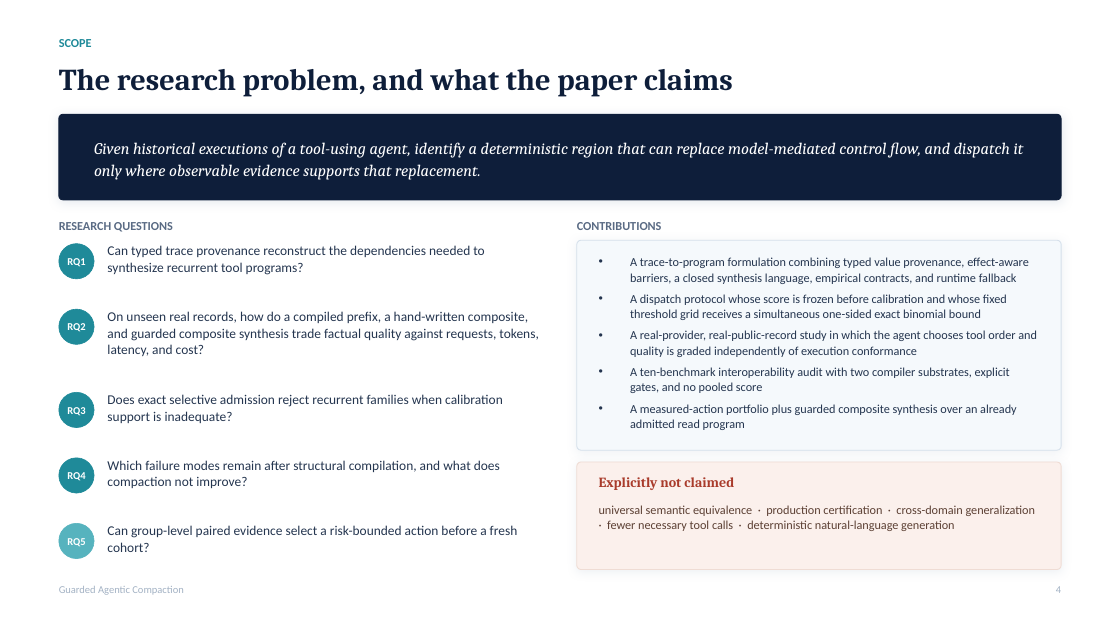
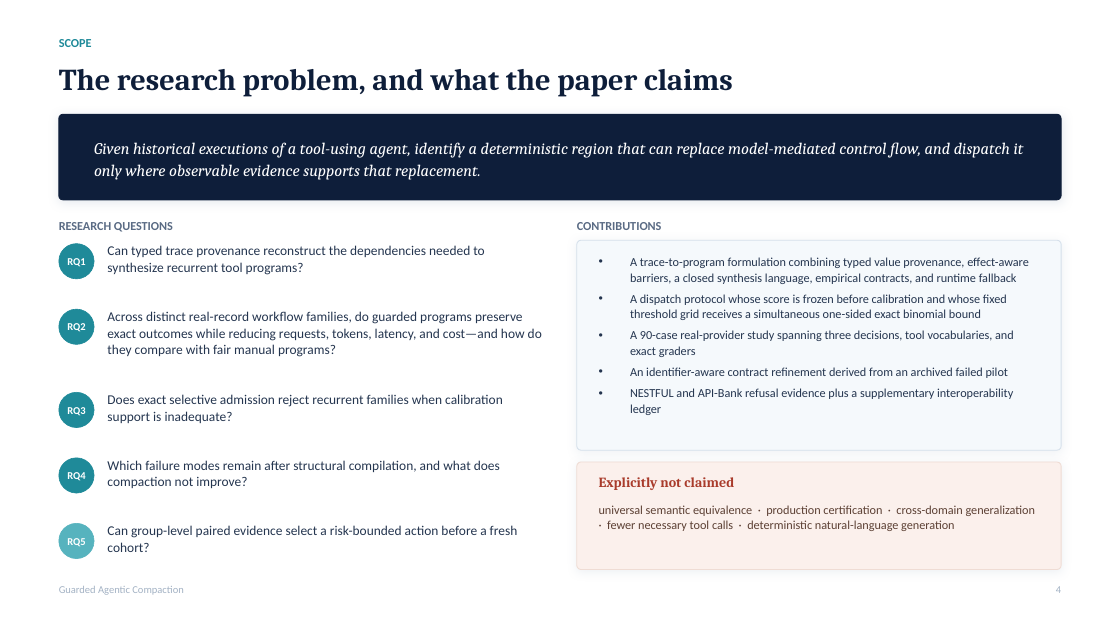
Before and after one commit to rrahimi-uci/guarded-agentic-compaction, a slide deck: slide 4 of paper/slides/compiling-recurrent-agent-workflows-into-guarded-programs.pptx. Drawn at 1120x630 pixels with LibreOffice and Linux fonts; fonts in the diff are those of the drawing. Boxes give left, top, right and bottom in pixels: in the first picture for what was removed or moved away, otherwise in the second. Text is boxed around its words. In the diff, an @@ line names an element or a change of style, - is before the commit and + after.

Commit message:
feat: add real workflow-family optimization study
Add live GitHub workflow-family experiments, guarded semantic contracts, reproducible evidence, refined paper and slide decks, supplementary benchmark audit, and updated site documentation.

```diff
--- a/paper/slides/compiling-recurrent-agent-workflows-into-guarded-programs.pptx
+++ b/paper/slides/compiling-recurrent-agent-workflows-into-guarded-programs.pptx
@@ text at (107,311,542,357): text changed @@
-On unseen real records, how do a compiled prefix, a hand-written composite, and guarded composite synthesis trade factual quality against requests, tokens, latency, and cost?
+Across distinct real-record workflow families, do guarded programs preserve exact outcomes while reducing requests, tokens, latency, and cost—and how do they compare with fair manual programs?
@@ text at (630,330,1014,415): text changed @@
-• A real-provider, real-public-record study in which the agent chooses tool order and quality is graded independently of execution conformance
-• A ten-benchmark interoperability audit with two compiler substrates, explicit gates, and no pooled score
-• A measured-action portfolio plus guarded composite synthesis over an already admitted read program
+• A 90-case real-provider study spanning three decisions, tool vocabularies, and exact graders
+• An identifier-aware contract refinement derived from an archived failed pilot
+• NESTFUL and API-Bank refusal evidence plus a supplementary interoperability ledger
```
Also in this commit, not shown: 5 other slides changed, 53 other files.
